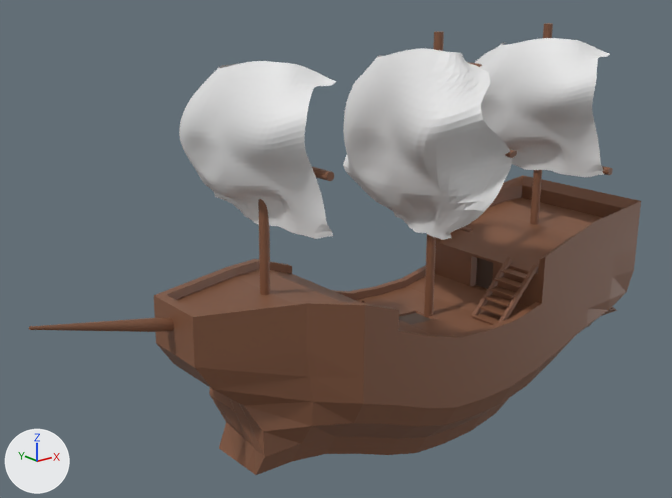
The Blender file Assets/ourAssets/Buidlings/ship.blend as it was, and as the next commit left it.
The view is the same before and after, from a camera (50 mm lens) standing at (-7.65, -7.78, 5.02) and looking at (-1.21, 0.27, 1.8). The axes (+X, +Y, +Z) are drawn at lower left. The lights are the same throughout.
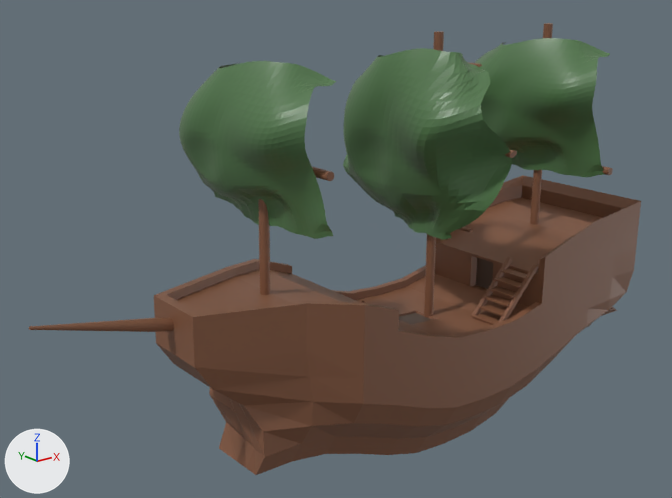
Where the change shows, as pixel boxes [x1, y1, x2, y2] in the pictures (672 x 498 px):
'Plane', recoloured (grey to green): [343, 48, 512, 240] in both
'Plane.002', recoloured (white to green): [179, 61, 336, 239] in both
'Plane.001', recoloured (white to green): [475, 38, 610, 177] in both

Patch to the scene script:
```diff
--- a/Assets/ourAssets/Buidlings/ship.blend.py
+++ b/Assets/ourAssets/Buidlings/ship.blend.py
@@ mat_white @@
+mat_white = principled_material('White')
+mat_white.base_color = (0.0807, 0.179, 0.068)  # dark green #50754a
+mat_white.roughness = 0.4
@@ me_plane @@
 me_plane.from_pydata(...)  # 1024 vertices, 961 faces; spans x -0.97..0.65, y -1.01..1.27, z -0.37..0.27
+me_plane.materials.append(mat_white)  # dark green #50754a
@@ me_plane_001 @@
 me_plane_001.from_pydata(...)  # 1024 vertices, 961 faces; spans x -0.98..0.75, y -1.01..1.27, z -0.42..0.36
+me_plane_001.materials.append(mat_white)  # dark green #50754a
@@ me_plane_003 @@
 me_plane_003.from_pydata(...)  # 1024 vertices, 961 faces; spans x -0.98..0.75, y -1.01..1.27, z -0.42..0.36
+me_plane_003.materials.append(mat_white)  # dark green #50754a
```
